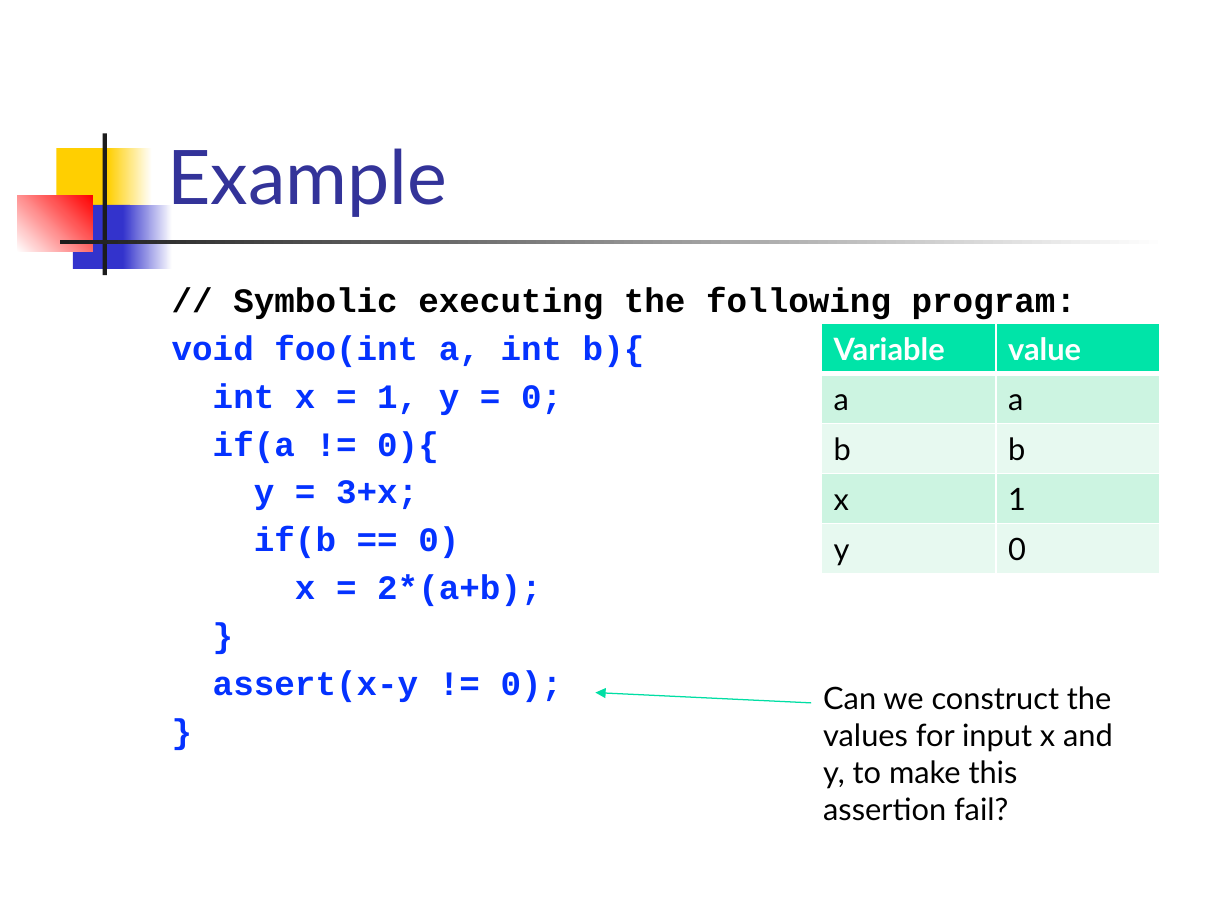
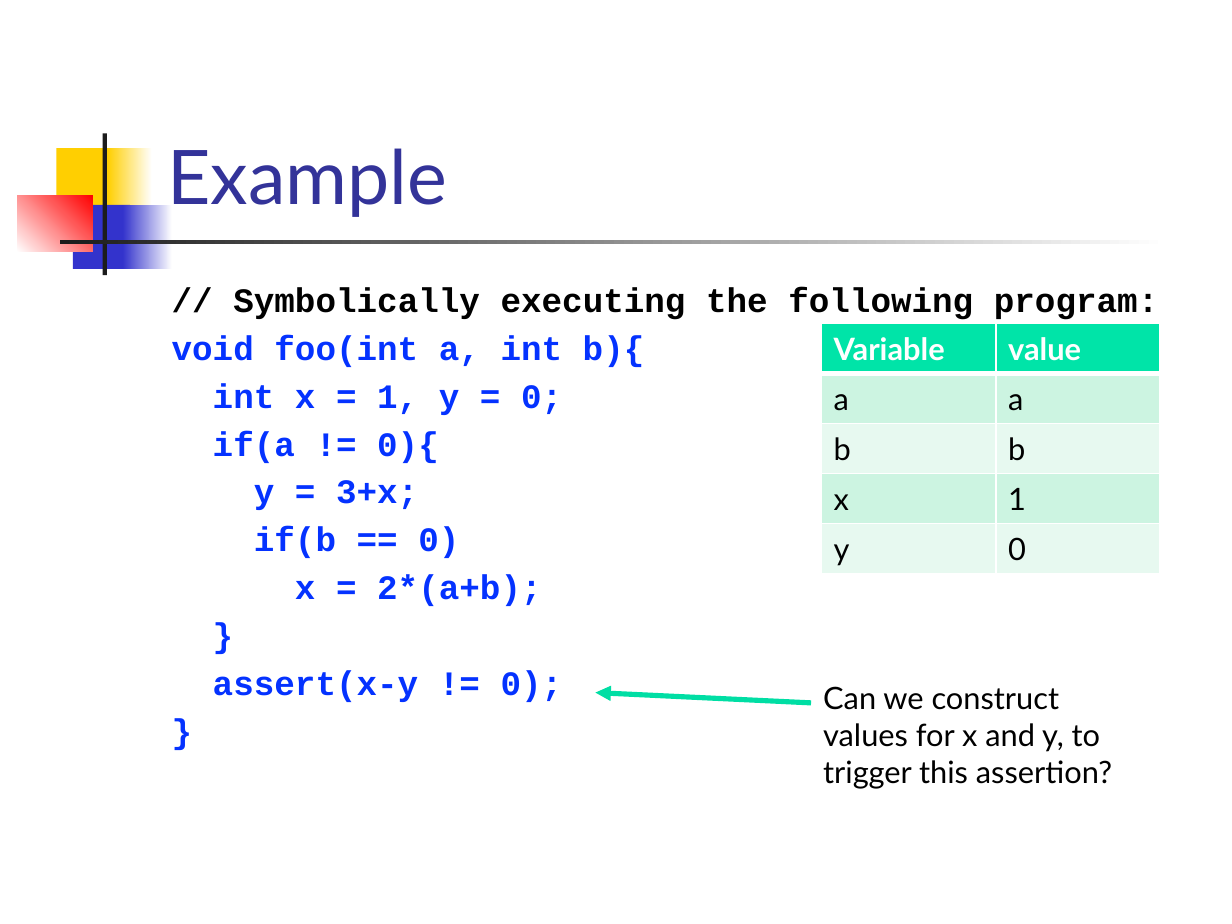
Before and after one commit to csslab-ustc/csslab-ustc.github.io, a slide deck: slide 19 of courses/theory/slides/lec17-symexec.pptx. Drawn at 1232x924 pixels with LibreOffice and Linux fonts; fonts in the diff are those of the drawing. Boxes give left, top, right and bottom in pixels: in the first picture for what was removed or moved away, otherwise in the second. Text is boxed around its words. In the diff, an @@ line names an element or a change of style, - is before the commit and + after.

```diff
--- a/courses/theory/slides/lec17-symexec.pptx
+++ b/courses/theory/slides/lec17-symexec.pptx
@@ text at [233,287,1158,320]: text changed @@
-// Symbolic executing the following program:
+// Symbolically executing the following program:
@@ text at [823,686,1112,789]: text changed @@
-Can we construct the values for input x and y, to make this assertion fail?
+Can we construct values for x and y, to trigger this assertion?
@@ arrow (811, 703) - (595, 692): stroke #00DFA4 0.75 pt to #00DFA4 3 pt @@
```
Also in this commit, not shown: 12 other slides changed, 14 slides added.
